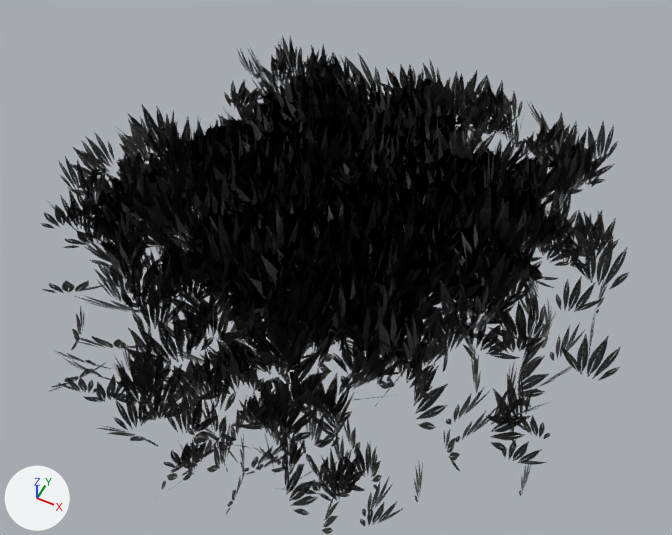
The glTF model Objects/Grass.gltf, before and after one commit.
The view is the same before and after, from a 50 mm lens placed at (2.2, -4.51, 5.04), pointed at (0.14, -0.4, -0.09). Lighting does not change. The marker at lower left points along +X, +Y and +Z. Where no turn or scale is listed for an object, it has been applied to the vertices.

In view in the first picture: 'Grass'.
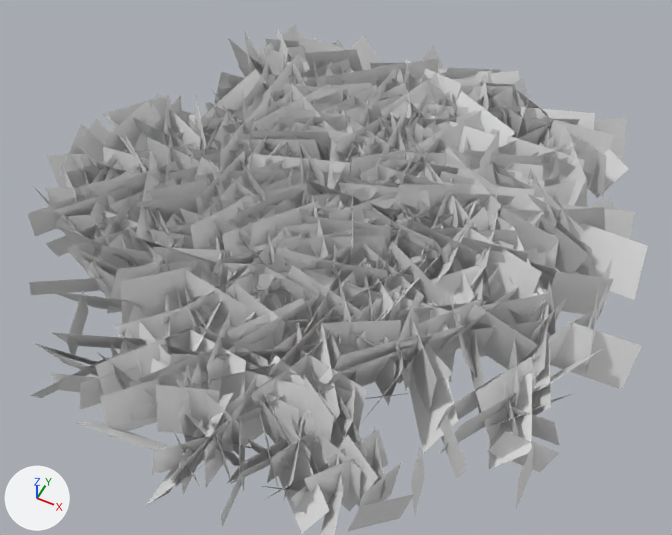
The newer file is also turned or shifted as a whole; pictures and numbers use the older file's frame.

Location of each change, (x1, y1, x2, y2) in pixels of the pictures (672 x 535 px):
'Grass', recoloured (black to grey)
    both: (28, 24, 648, 535)

What changed in the scene script:
```text
Change me_plane_012:
    where me_plane_012.from_pydata(...)  # 3812 vertices, 1906 faces; spans x -2.32..2.34, y -2.68..2.22, z -1.31..-0.49
    remove me_plane_012.materials.append(mat_grass_1)
```
